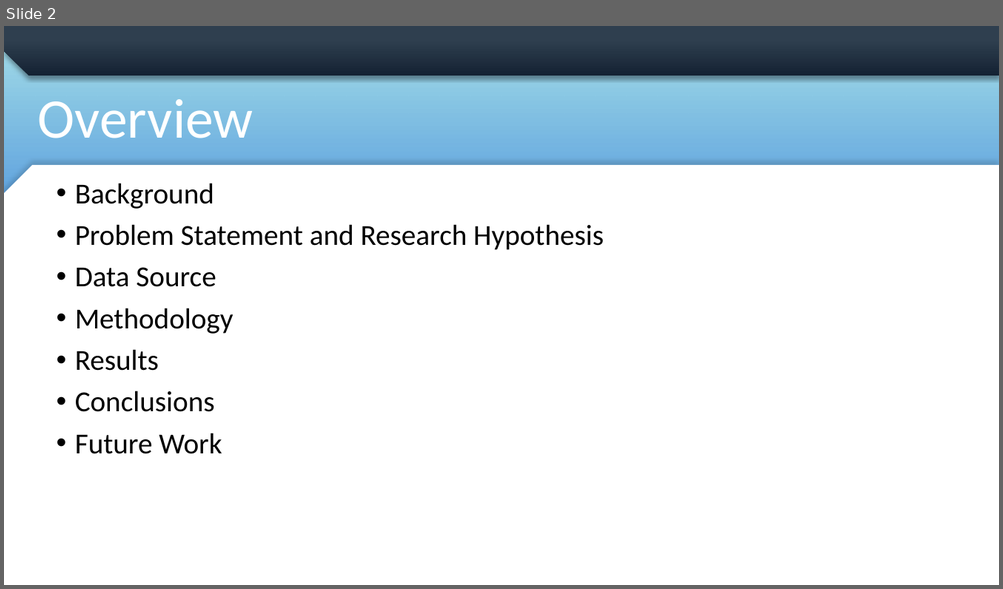
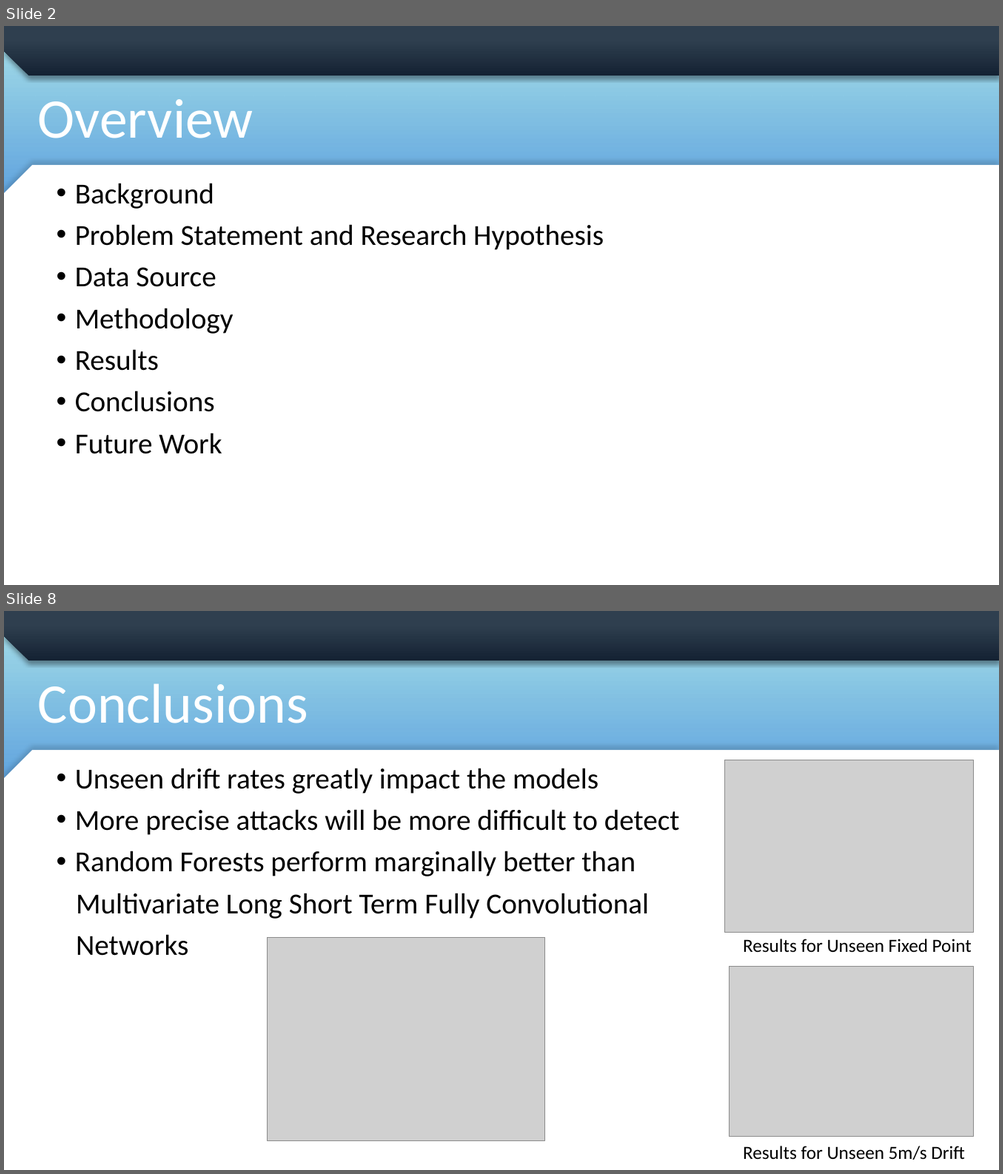
Before and after one commit to mdemore2/CSCE623, a slide deck: Project/Demore_CSCE623Proj.pptx. Shown one above the other, each under a label of ours: slide 2 before the commit, slides 2 and 8 after it; the slides between them are not shown. The pictures are 1003x589 and 1003x1174 pixels, drawn with LibreOffice and Linux fonts; fonts in the diff are those of the drawing; grey boxes stand for pictures; background and template pictures are left out. Boxes give left, top, right and bottom in pixels: in the first picture for what was removed or moved away, otherwise in the second. Text is boxed around its words. In the diff, an @@ line names an element or a change of style, - is before the commit and + after.

```diff
--- a/Project/Demore_CSCE623Proj.pptx
+++ b/Project/Demore_CSCE623Proj.pptx
@@ slide 8 added at <box>4,611,999,1170</box>, background picture (left out); not listed: 4 template elements that a slide beside it also shows @@
@@ title added at <box>38,684,308,723</box>, 54 pt, text #FFFFFF @@
+Conclusions
@@ picture added at <box>725,760,973,934</box> @@
@@ text added at <box>75,768,680,956</box>, 28 pt, text #000000 @@
+• Unseen drift rates greatly impact the models
+• More precise attacks will be more difficult to detect
+• Random Forests perform marginally better than
+Multivariate Long Short Term Fully Convolutional
+Networks
@@ picture added at <box>267,938,545,1142</box> @@
@@ text added at <box>743,939,971,953</box>, 18 pt, text #000000 @@
+Results for Unseen Fixed Point
@@ picture added at <box>729,967,973,1137</box> @@
@@ text added at <box>743,1146,965,1160</box>, 18 pt, text #000000 @@
+Results for Unseen 5m/s Drift
```
Also in this commit, not shown: 3 slides changed, 4 other slides added, 1 slide removed, 1 other file.
